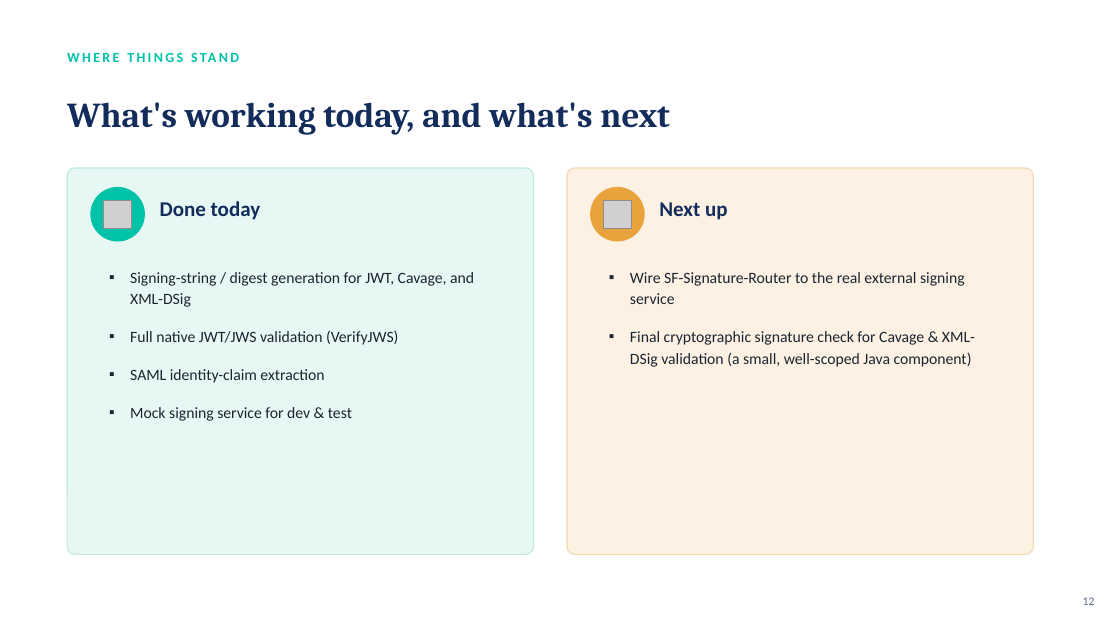
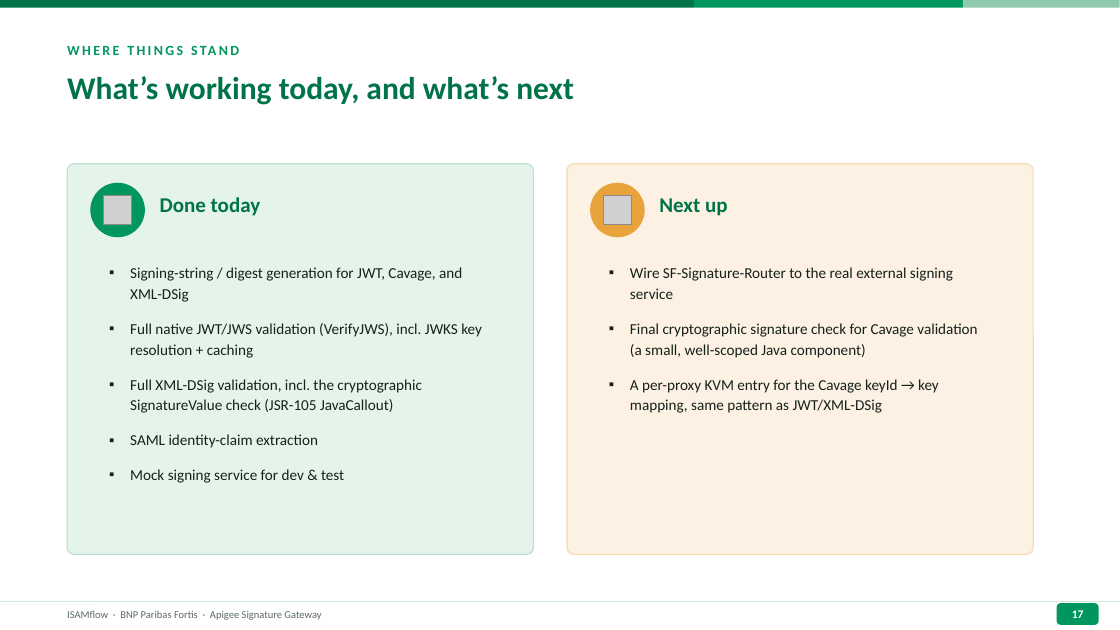
Before and after one commit to Barondev007/ISAMflow, a slide deck: slide 17 of Signature-Flow-Overview.pptx (slide 12 before the commit). Drawn at 1120x630 pixels with LibreOffice and Linux fonts; fonts in the diff are those of the drawing; grey boxes stand for pictures. Boxes give left, top, right and bottom in pixels: in the first picture for what was removed or moved away, otherwise in the second. Text is boxed around its words. In the diff, an @@ line names an element or a change of style, - is before the commit and + after.

```diff
--- a/Signature-Flow-Overview.pptx
+++ b/Signature-Flow-Overview.pptx
@@ rectangle added at [0, 0, 694, 8], fill #007348 @@
@@ rectangle added at [694, 0, 963, 8], fill #00965E @@
@@ rectangle added at [963, 0, 1120, 8], fill #8DC9AA @@
@@ text "WHERE THINGS STAND" at [67, 35, 739, 65]: text colour #00C2A8 to #00965E @@
@@ text at [67, 76, 574, 105]: text changed; size 30 to 27 pt; font Cambria to Calibri; text colour #122C5C to #007348 @@
-What's working today, and what's next
+What’s working today, and what’s next
@@ text "What’s working today, and what’s ..." at [67, 76, 574, 105]: vertical alignment middle to top @@
@@ rounded rectangle: place and size @@
-rounded rectangle at [67, 168, 534, 555]
+rounded rectangle at [67, 164, 534, 555]
@@ rounded rectangle at [67, 164, 534, 555]: fill #E7F8F4 to #E4F4EB; outline #BFEAE0 1 pt to #BFE0CD 1 pt; proportions changed @@
@@ rounded rectangle: place and size @@
-rounded rectangle at [567, 168, 1033, 555]
+rounded rectangle at [567, 164, 1033, 555]
@@ rounded rectangle at [567, 164, 1033, 555]: proportions changed @@
@@ 2 pictures, 2 ellipses, 1 text: place and size @@
-2 pictures, 2 ellipses, 1 text at [67, 42, 739, 242]
+2 pictures, 2 ellipses, 1 text at [67, 35, 739, 237]
@@ ellipse at [90, 182, 145, 237]: fill #00C2A8 to #00965E @@
@@ text "Done today" at [160, 197, 261, 216]: text colour #122C5C to #007348 @@
@@ text "Next up" at [659, 198, 728, 216]: text colour #122C5C to #007348 @@
@@ text at [130, 267, 462, 483]: size 13.5 to 13 pt, text colour #1B2431 to #15211B in "Signing-string / digest generation for JWT, Cavage, ...", "SAML identity-claim extraction", "Mock signing service for dev & test"; less space between paragraphs @@
@@ text at [630, 267, 953, 299]: size 13.5 to 13 pt, text colour #1B2431 to #15211B in "Wire SF-Signature-Router to the real external signing ..."; less space between paragraphs @@
@@ text at [130, 323, 482, 413]: text changed; size 13.5 to 13 pt; text colour #1B2431 to #15211B @@
-▪ Full native JWT/JWS validation (VerifyJWS)
+▪ Full native JWT/JWS validation (VerifyJWS), incl. JWKS key resolution + caching
+▪ Full XML-DSig validation, incl. the cryptographic SignatureValue check (JSR-105 JavaCallout)
@@ text at [630, 323, 977, 413]: text changed; size 13.5 to 13 pt; text colour #1B2431 to #15211B @@
-▪ Final cryptographic signature check for Cavage & XML-DSig validation (a small, well-scoped Java component)
+▪ Final cryptographic signature check for Cavage validation (a small, well-scoped Java component)
+▪ A per-proxy KVM entry for the Cavage keyId → key mapping, same pattern as JWT/XML-DSig
@@ text removed at [1083, 597, 1095, 605] @@
-12
@@ line added from (0, 602) to (1120, 602), #D6E9DE 0.75 pt @@
@@ text added at [67, 611, 321, 620], 9 pt, text #5B6B63 @@
+ISAMflow · BNP Paribas Fortis · Apigee Signature Gateway
@@ rounded rectangle added at [1057, 603, 1099, 625], fill #00965E @@
@@ text added at [1072, 610, 1084, 618], 10 pt, text #FFFFFF, bold @@
+17
```
Also in this commit, not shown: 12 other slides changed, 5 slides added.
